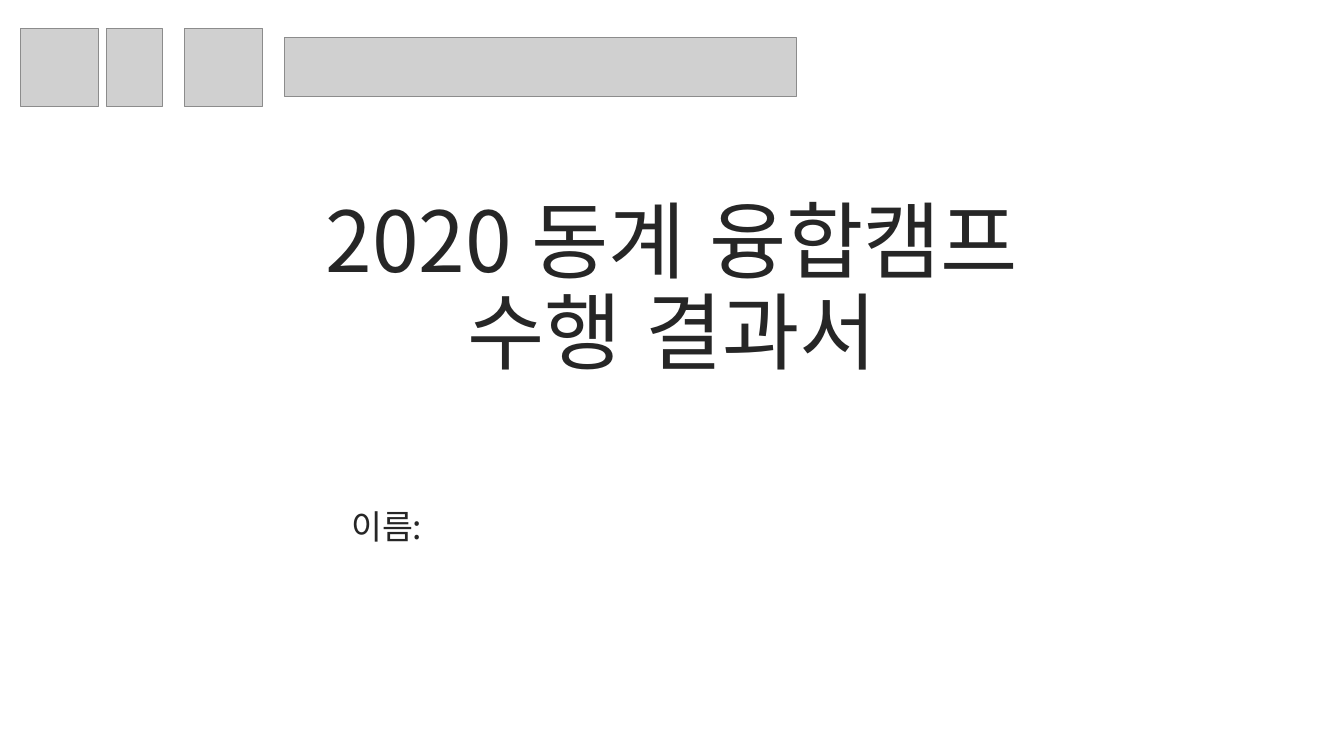
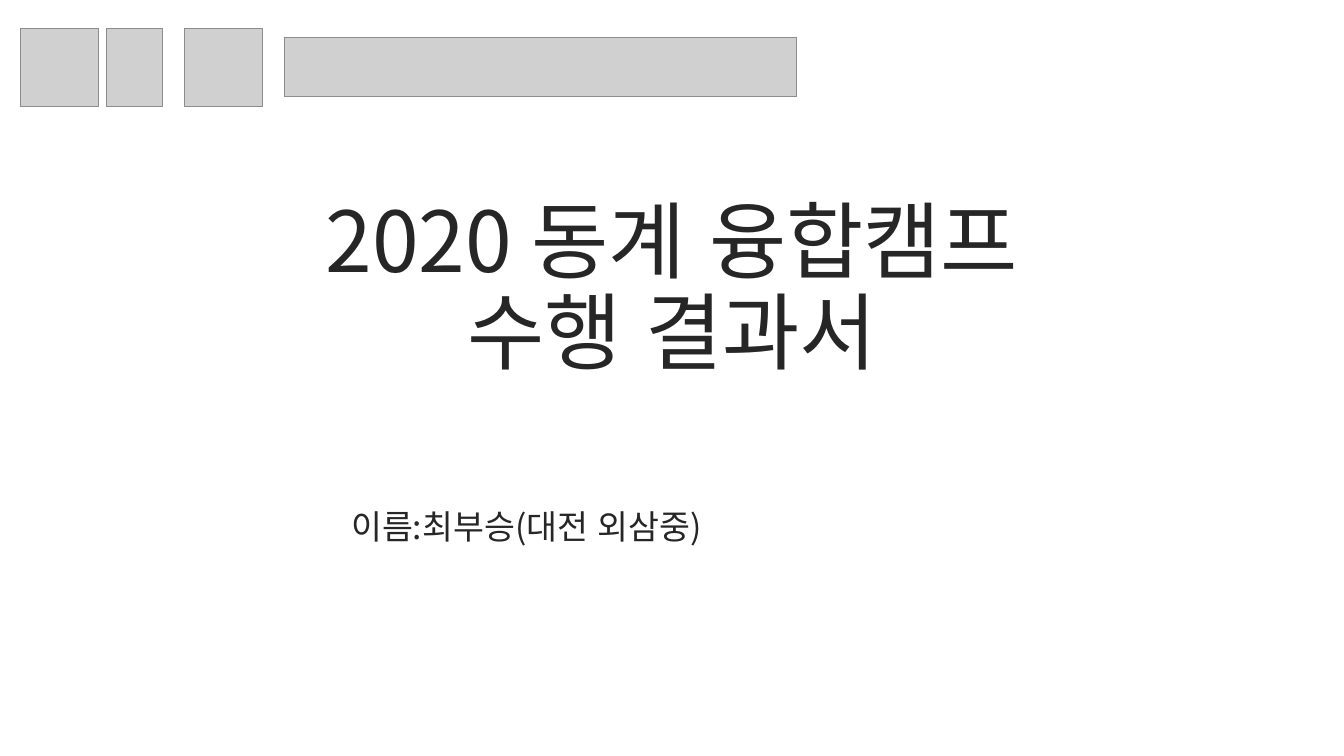
Before and after one commit to junny200679/learn_tm, a slide deck: slide 1 of Report.pptx. Drawn at 1344x756 pixels with LibreOffice and Linux fonts; fonts in the diff are those of the drawing; grey boxes stand for pictures. Boxes give left, top, right and bottom in pixels: in the first picture for what was removed or moved away, otherwise in the second. Text is boxed around its words. In the diff, an @@ line names an element or a change of style, - is before the commit and + after.

```diff
--- a/Report.pptx
+++ b/Report.pptx
@@ subtitle at [351,511,702,546]: text changed @@
-이름:
+이름:최부승(대전 외삼중)
```
Also in this commit, not shown: 2 other slides changed.
